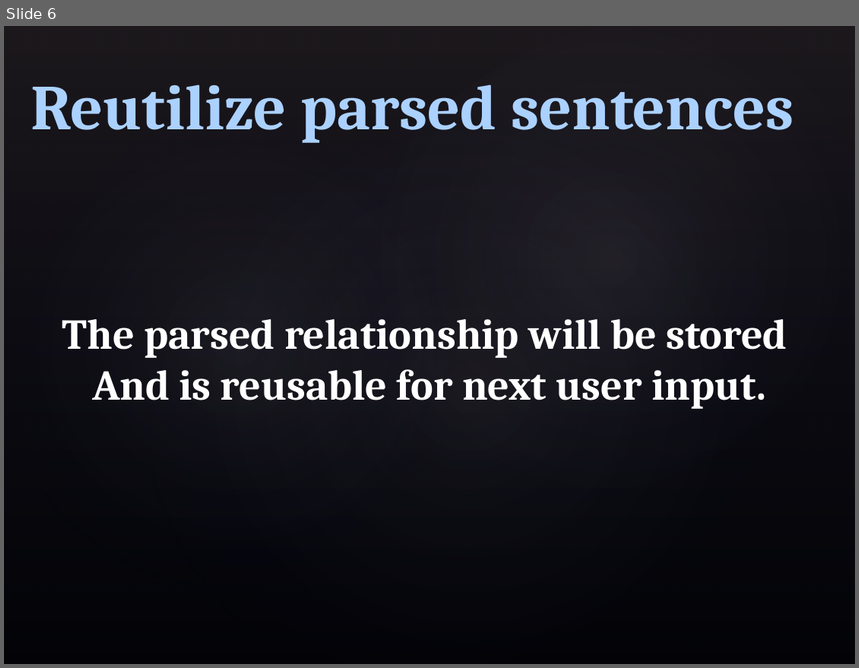
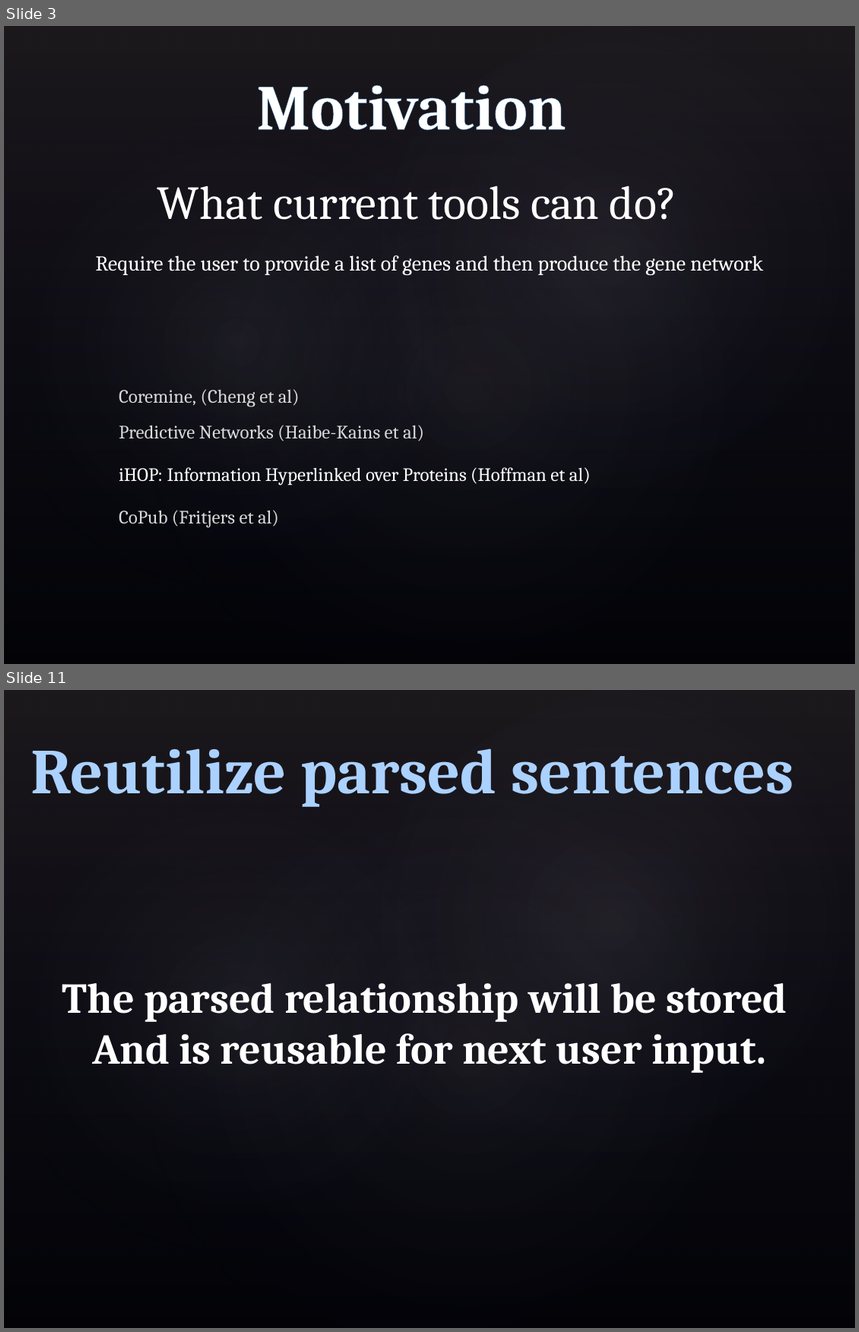
Before and after one commit to philloooo/stringAlgo-project, a slide deck: workflow.pptx. Shown one above the other, each under a label of ours: slide 6 before the commit, slides 3 and 11 after it; the slides between them are not shown. The pictures are 859x668 and 859x1332 pixels, drawn with LibreOffice and Linux fonts; fonts in the diff are those of the drawing; background and template pictures are left out. Boxes give left, top, right and bottom in pixels: in the first picture for what was removed or moved away, otherwise in the second. Text is boxed around its words. In the diff, an @@ line names an element or a change of style, - is before the commit and + after.

```diff
--- a/workflow.pptx
+++ b/workflow.pptx
@@ slide 3 added at [4,26,855,664], background picture (left out); not listed: 4 template elements that a slide beside it also shows @@
@@ text added at [256,85,566,130], 54 pt, text #FFFFFF, bold @@
+Motivation
@@ text added at [158,186,677,220], 40 pt, text #FFFFFF @@
+What current tools can do?
@@ text added at [95,256,763,275], 18 pt, text #FFFFFF @@
+Require the user to provide a list of genes and then produce the gene network
@@ text added at [119,389,300,408], 16 pt, text #D9D9D9 @@
+Coremine, (Cheng et al)
@@ text added at [119,425,424,442], 16 pt, text #D9D9D9 @@
+Predictive Networks (Haibe-Kains et al)
@@ text added at [119,468,591,486], 16 pt, text #FFFFFF @@
+iHOP: Information Hyperlinked over Proteins (Hoffman et al)
@@ text added at [119,510,279,528], 16 pt, text #D9D9D9 @@
+CoPub (Fritjers et al)
@@ what was slide 6 is now slide 11 @@
```
Also in this commit, not shown: 4 slides changed, 5 other slides added, 1 slide removed, 36 other files.
